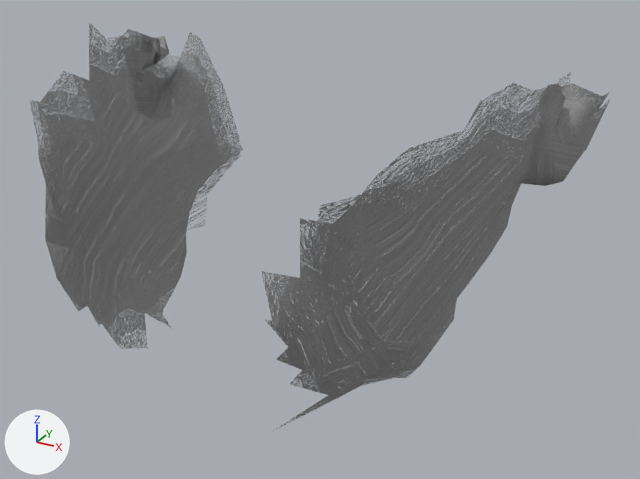
The glTF model assets/source/characters/parts/hair_m_old/beard_mutton.glb as it was, and as the next commit left it.
One viewpoint serves both versions: a camera (50 mm lens) standing at (0.1339, -0.2637, 1.6519) and looking at (0.012, -0.0421, 1.5411). The axes (+X, +Y, +Z) are drawn at lower left. The lights are the same throughout. The first picture is the older version. Objects named as collision shapes, trigger or cutter boxes, shadow casters or lower levels of detail are left out. Vertices at exactly the same position are counted once.

The first picture shows 'beard_lod0'.
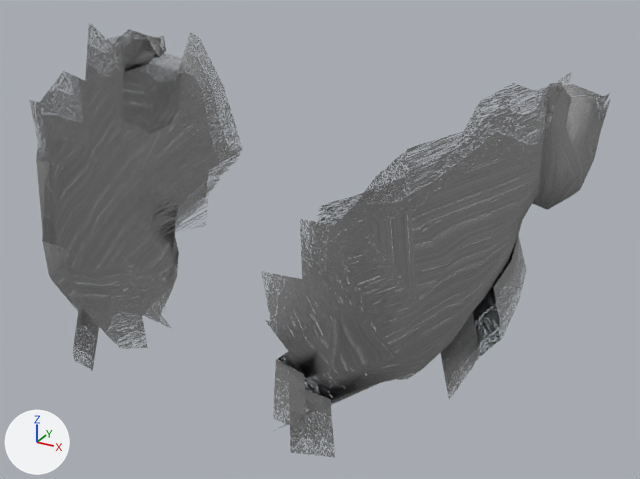
Changed parts and their boxes (x1, y1, x2, y2) in the pictures (640 x 479 px; the box of a moved part takes in the faces that stretch with it):
```json
{"object": "beard_lod0", "change": "reshaped", "before": [30, 24, 609, 430], "after": [29, 23, 611, 457], "on screen": "7% taller"}
{"part": 1, "of": "me_beard_lod0", "change": "moved or reshaped", "before": [30, 24, 243, 349], "after": [29, 23, 243, 371]}
{"part": 2, "of": "me_beard_lod0", "change": "moved or reshaped", "before": [261, 72, 609, 430], "after": [261, 73, 611, 457]}
```

Edits to the scene script, one JSON object a line:
```json
{"block": "me_beard_lod0", "where": "# used by ob_beard_lod0; location = (0.0, 0.0, 0.0)"}
{"op": "remove", "block": "me_beard_lod0", "code": "me_beard_lod0.from_pydata(...)  # 266 vertices, 387 faces; spans x -0.085..0.085, y -0.108..0.017, z 1.504..1.602"}
{"op": "add", "block": "me_beard_lod0", "code": "me_beard_lod0.from_pydata(...)  # 290 vertices, 423 faces; spans x -0.086..0.086, y -0.108..0.017, z 1.493..1.602"}
{"block": "me_beard_lod0", "change": "me_beard_lod0 part 1"}
{"block": "me_beard_lod0", "change": "2 vertices are removed from x -0.055..-0.052, y -0.026..-0.02, z 1.523..1.529"}
{"block": "me_beard_lod0", "change": "4 faces are deleted"}
{"block": "me_beard_lod0", "change": "4 vertices in x -0.064..-0.049, y -0.037..0.0, z 1.511..1.57 move by (-0.002, 0.0, -0.001)"}
{"block": "me_beard_lod0", "change": "4 vertices in x -0.056..-0.038, y -0.102..-0.064, z 1.512..1.575 move by (-0.001, -0.001, -0.001)"}
{"block": "me_beard_lod0", "change": "4 vertices in x -0.083..-0.04, y -0.087..-0.002, z 1.519..1.586 move by (-0.001, -0.001, 0.0)"}
{"block": "me_beard_lod0", "change": "3 vertices in x -0.035..-0.032, y -0.084..-0.061, z 1.544..1.566 move by (0.001, 0.0, 0.0)"}
{"block": "me_beard_lod0", "change": "3 vertices in x -0.074..-0.043, y -0.099..-0.026, z 1.55..1.585 move by (-0.002, -0.001, 0.0)"}
{"block": "me_beard_lod0", "change": "72 vertices move from x -0.083..-0.035, y -0.107..0.002, z 1.507..1.59 to x -0.086..-0.033, y -0.108..0.003, z 1.507..1.59"}
{"block": "me_beard_lod0", "change": "14 vertices are added at x -0.069..-0.033, y -0.103..0.004, z 1.494..1.527"}
{"block": "me_beard_lod0", "change": "22 new faces join them"}
{"block": "me_beard_lod0", "change": "me_beard_lod0 part 2"}
{"block": "me_beard_lod0", "change": "2 vertices are removed from x 0.052..0.055, y -0.026..-0.02, z 1.523..1.529"}
{"block": "me_beard_lod0", "change": "8 faces are deleted"}
{"block": "me_beard_lod0", "change": "6 vertices in x 0.048..0.081, y -0.043..0.003, z 1.507..1.592 move by (0.001, 0.0, 0.0)"}
{"block": "me_beard_lod0", "change": "5 vertices in x 0.049..0.05, y -0.048..-0.035, z 1.51..1.512 move by (0.002, 0.0, -0.001)"}
{"block": "me_beard_lod0", "change": "3 vertices in x 0.032..0.035, y -0.084..-0.061, z 1.544..1.566 move by (-0.001, 0.0, 0.0)"}
{"block": "me_beard_lod0", "change": "3 vertices in x 0.068..0.083, y -0.013..-0.003, z 1.576..1.584 move by (0.002, 0.0, 0.0)"}
{"block": "me_beard_lod0", "change": "77 vertices move from x 0.033..0.083, y -0.106..0.002, z 1.514..1.59 to x 0.032..0.086, y -0.107..0.003, z 1.513..1.59"}
{"block": "me_beard_lod0", "change": "14 vertices are added at x 0.034..0.068, y -0.106..0.004, z 1.493..1.531"}
{"block": "me_beard_lod0", "change": "26 new faces join them"}
```
